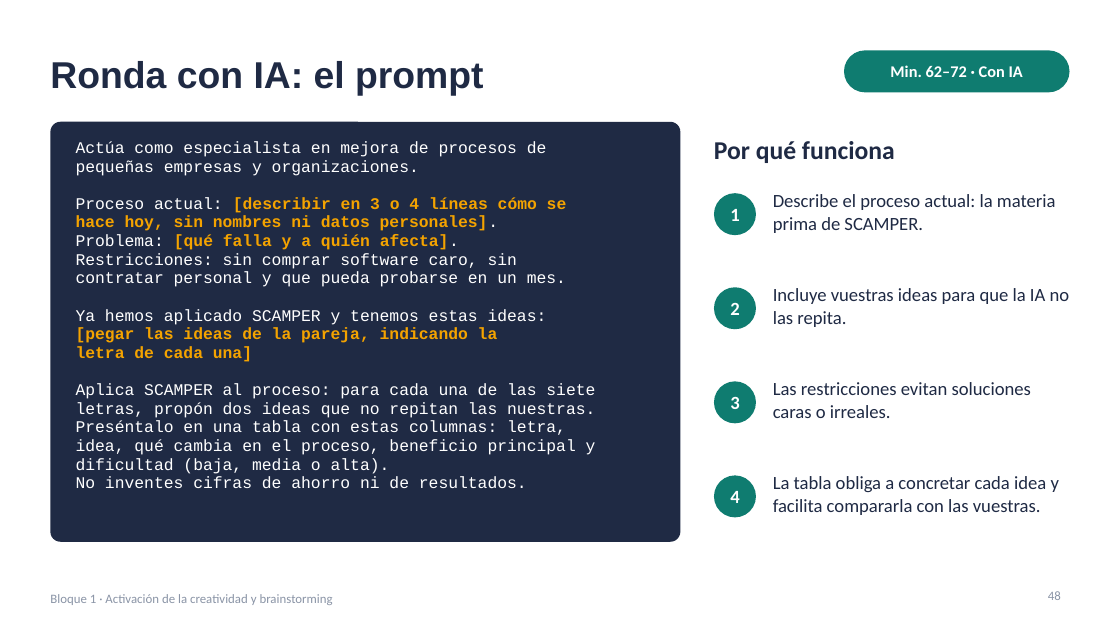
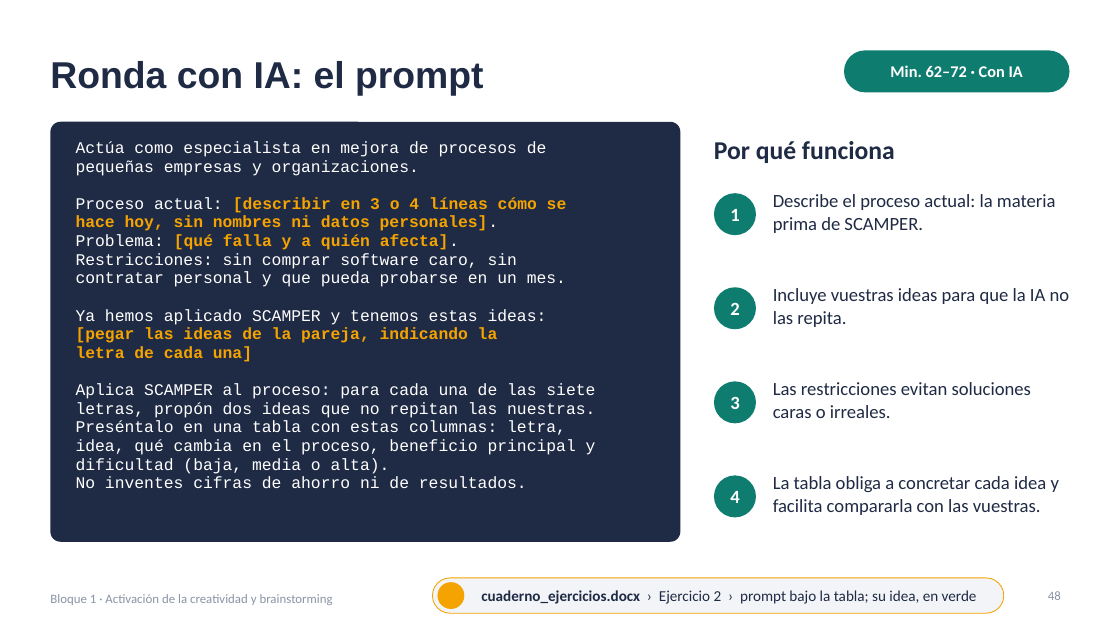
Before and after one commit to jjnieto/creatividad-ofimatica-ia, a slide deck: slide 48 of diapositivas/Curso.pptx. Drawn at 1120x630 pixels with LibreOffice and Linux fonts; fonts in the diff are those of the drawing; background and template pictures are left out. Boxes give left, top, right and bottom in pixels: in the first picture for what was removed or moved away, otherwise in the second. Text is boxed around its words. In the diff, an @@ line names an element or a change of style, - is before the commit and + after.

```diff
--- a/diapositivas/Curso.pptx
+++ b/diapositivas/Curso.pptx
@@ rounded rectangle added at (433, 578, 1004, 613), fill #F2F4F8, outline #F4A300 0.75 pt, 13 pt, text #1F2A44 @@
+cuaderno_ejercicios.docx › Ejercicio 2 › prompt bajo la tabla; su idea, en verde
@@ ellipse added at (438, 582, 465, 609), fill #F4A300 @@
```
Also in this commit, not shown: 32 other slides changed, 1 other file.
